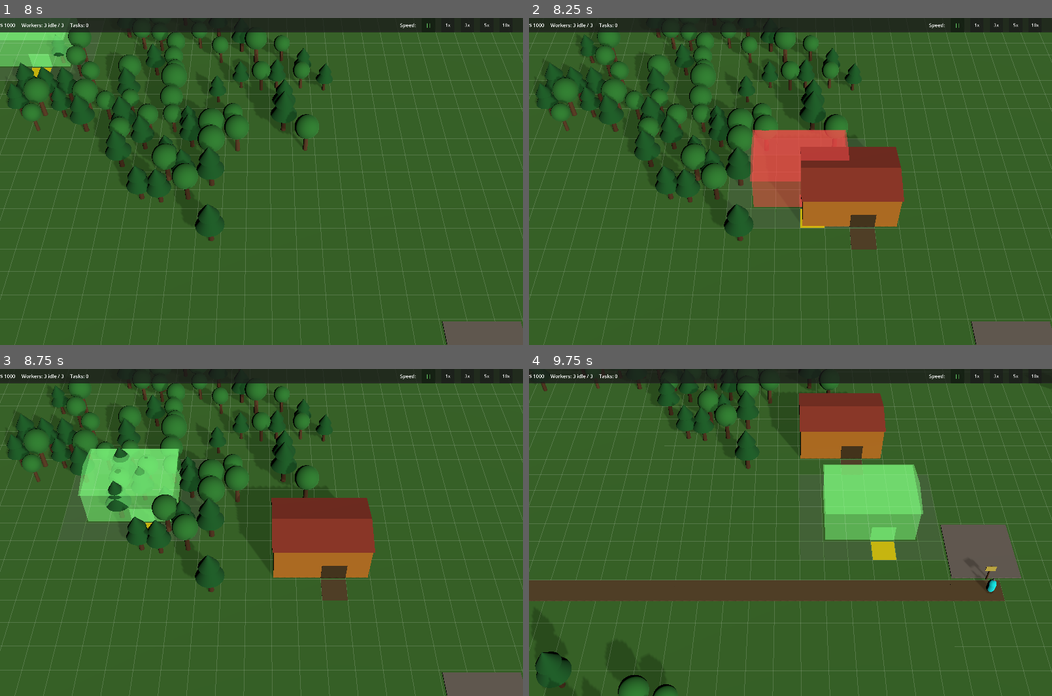
Above: before the commit, frames 1-4 (two rows, left to right).
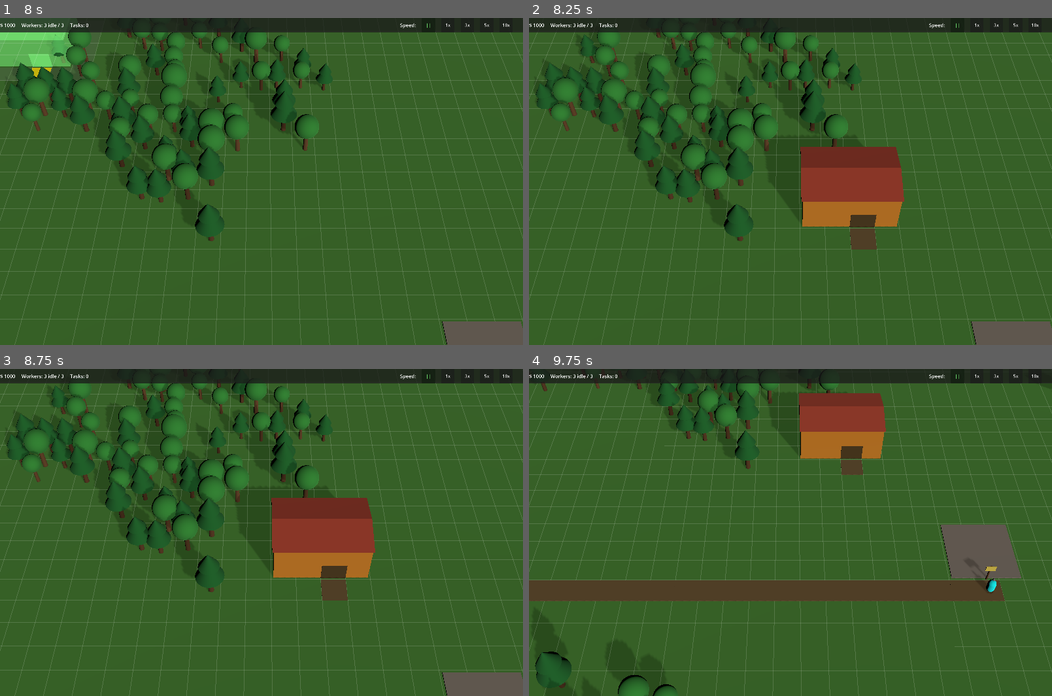
Above: after the commit, the same moments.

Repository: tominek/farmio
Game: Godot game, scene res://scenes/main_menu.tscn
The game is run twice, just before and just after one commit, with the same random seed, the same clock (stepped at 60 frames per second) and the same inputs.
Inputs (mouse positions are in pixels of both pictures, inside the frame that each line leads up to):
- Up to frame 1 (8 s): click "New Game" at 0.5 s; click "||" at 1.25 s; click "1x" at 2 s; click "3x" at 2.75 s; click "5x" at 3.5 s; click "10x" at 4.25 s; tap Enter at 5 s; move the mouse to (235, 246) at 5.02 s; hold Up (ui_up) 5.03-5.75 s; hold Shift 5.03-5.75 s; click (235, 246) at 5.17 s; tap Space at 5.27, 6.5 s; drag from (418, 230) to (235, 246) at 5.77 s; move the mouse to (104, 132) at 6.52 s; hold Left (ui_left) 6.53-7.25 s; hold Shift 6.53-7.25 s; tap B at 6.6 s; click (104, 132) at 6.67 s; click "Barn" at 7.25 s
- Up to frame 2 (8.25 s): tap Enter at 8 s; drag from (816, 181) to (633, 132) at 8.02 s
- Up to frame 3 (8.75 s): no input
- Up to frame 4 (9.75 s): tap Space at 8.75, 9.02 s; move the mouse to (712, 450) at 8.77 s; hold Down (ui_down) 8.78-9.5 s; hold Shift 8.78-9.5 s; tap 1 at 8.85 s; click (712, 450) at 8.92 s; drag from (905, 516) to (712, 450) at 9.52 s

Frame 1 is identical in both runs. In frame 2, 3.1% of the frame differs, in the area x 42-62%, y 34-65%; in frame 3, 3.4%; in frame 4, 4.5%, in the area x 56-76%, y 29-59%.

Commit message:
Add info panel for building and field details, gate placement functionality, and related utilities.

Diff:
--- a/project.godot
+++ b/project.godot
@@ -20,6 +20,7 @@
 GameSettings="*res://scripts/game_settings.gd"
 TaskQueue="*res://scripts/task_queue.gd"
 ResourceManager="*res://scripts/resource_manager.gd"
+Utils="*res://scripts/utils.gd"
 
 [display]
 
--- a/scenes/main.tscn
+++ b/scenes/main.tscn
@@ -14,6 +14,7 @@
 [ext_resource type="Script" path="res://scripts/demolisher.gd" id="12"]
 [ext_resource type="Script" path="res://scripts/game_menu.gd" id="13"]
 [ext_resource type="Script" path="res://scripts/crop_selector.gd" id="14"]
+[ext_resource type="Script" path="res://scripts/info_panel.gd" id="15"]
 
 [node name="Main" type="Node3D"]
 script = ExtResource("6")
@@ -97,6 +98,14 @@
 mouse_filter = 2
 script = ExtResource("14")
 
+[node name="InfoPanel" type="Control" parent="UI"]
+layout_mode = 3
+anchors_preset = 15
+anchor_right = 1.0
+anchor_bottom = 1.0
+mouse_filter = 2
+script = ExtResource("15")
+
 [node name="GameMenu" type="Control" parent="UI"]
 layout_mode = 3
 anchors_preset = 15
--- a/scripts/building_placer.gd
+++ b/scripts/building_placer.gd
@@ -247,6 +247,10 @@
 	_last_ghost_tile = Vector2i(-9999, -9999)
 
 	building_placed.emit(building, tile_pos)
+
+	# Exit placement mode after placing (hold Shift to continue)
+	if not Input.is_key_pressed(KEY_SHIFT):
+		cancel_placement()
 
 
 func _is_area_buildable(origin: Vector2i, size: Vector2i) -> bool:
--- a/scripts/field_placer.gd
+++ b/scripts/field_placer.gd
@@ -153,6 +153,17 @@
 			else:
 				cancel_placement()
 			get_viewport().set_input_as_handled()
+
+
+func resume_gate_placement(field: Node3D) -> void:
+	cancel_placement()
+	_field_node = field
+	_crop_origin = field.get_meta("field_origin") as Vector2i
+	_crop_size = field.get_meta("field_size") as Vector2i
+	_total_origin = Vector2i(_crop_origin.x - 1, _crop_origin.y - 1)
+	_total_size = Vector2i(_crop_size.x + 2, _crop_size.y + 2)
+	_build_gate_candidates()
+	_phase = Phase.PLACE_GATE
 
 
 func start_placement() -> void:
@@ -503,7 +514,11 @@
 
 	field_placed.emit(_crop_origin, _crop_size)
 
-	_phase = Phase.PLACE_CORNER
+	# Exit placement mode after placing (hold Shift to continue)
+	if not Input.is_key_pressed(KEY_SHIFT):
+		_phase = Phase.NONE
+	else:
+		_phase = Phase.PLACE_CORNER
 	_field_node = null
 
 
--- a/scripts/hud.gd
+++ b/scripts/hud.gd
@@ -136,8 +136,8 @@
 	for res_type in resource_types:
 		var amount: int = ResourceManager.get_total_resource(res_type)
 		if amount > 0:
-			var name: String = ResourceManager.resource_name(res_type)
-			parts.append("%s: %d kg" % [name, amount])
+			var res_name: String = ResourceManager.resource_name(res_type)
+			parts.append("%s: %s" % [res_name, Utils.format_weight(amount)])
 
 	_tasks_label.text = "  |  ".join(parts)
 
--- /dev/null
+++ b/scripts/info_panel.gd
@@ -0,0 +1,289 @@
+extends Control
+
+## Info panel that shows details about clicked buildings and fields.
+## Click on a building/field to open, click elsewhere or Escape to close.
+
+var _panel: PanelContainer
+var _content_vbox: VBoxContainer
+var _title_label: Label
+var _info_labels: Array[Label] = []
+var _selected_node: Node3D = null
+var _is_open: bool = false
+var _update_timer: float = 0.0
+
+
+func _ready() -> void:
+	visible = false
+	_build_panel()
+
+
+func _process(delta: float) -> void:
+	if not _is_open or _selected_node == null:
+		return
+
+	_update_timer += delta
+	if _update_timer < 0.5:
+		return
+	_update_timer = 0.0
+
+	_refresh_info()
+
+
+func _unhandled_input(event: InputEvent) -> void:
+	if event is InputEventMouseButton and event.pressed and event.button_index == MOUSE_BUTTON_LEFT:
+		# Check if any placer is active — don't interfere
+		var building_placer: Node3D = get_node_or_null("/root/Main/BuildingPlacer")
+		var road_placer: Node3D = get_node_or_null("/root/Main/RoadPlacer")
+		var field_placer: Node3D = get_node_or_null("/root/Main/FieldPlacer")
+		var demolisher: Node3D = get_node_or_null("/root/Main/Demolisher")
+
+		if building_placer and building_placer.get("_is_placing") and building_placer._is_placing:
+			return
+		if road_placer and road_placer.get("_is_placing") and road_placer._is_placing:
+			return
+		if field_placer and field_placer.get("_phase") != null and field_placer._phase != 0:
+			return
+		if demolisher and demolisher.has_method("is_active") and demolisher.is_active():
+			return
+
+		var mouse_pos = _get_mouse_world_position()
+		if mouse_pos == null:
+			return
+
+		var tile: Vector2i = GridManager.world_to_tile(mouse_pos)
+		var data: Dictionary = GridManager.get_tile(tile)
+
+		if data.is_empty():
+			_close()
+			return
+
+		var state: int = int(data["state"])
+		var ref: Node = data["ref"]
+
+		if ref and (state == GridManager.TileState.BUILDING or state == GridManager.TileState.FIELD \
+			or state == GridManager.TileState.FENCE):
+			_open(ref as Node3D)
+			get_viewport().set_input_as_handled()
+		else:
+			_close()
+
+
+func _build_panel() -> void:
+	_panel = PanelContainer.new()
+
+	var style := StyleBoxFlat.new()
+	style.bg_color = Color(0.12, 0.12, 0.12, 0.92)
+	style.set_corner_radius_all(8)
+	style.set_content_margin_all(20)
+	_panel.add_theme_stylebox_override("panel", style)
+
+	_content_vbox = VBoxContainer.new()
+	_content_vbox.add_theme_constant_override("separation", 10)
+	_content_vbox.custom_minimum_size = Vector2(340, 0)
+	_panel.add_child(_content_vbox)
+
+	_title_label = Label.new()
+	_title_label.name = "Title"
+	_title_label.add_theme_font_size_override("font_size", 28)
+	_content_vbox.add_child(_title_label)
+
+	# Action button (reusable for different actions)
+	var _action_btn := Button.new()
+	_action_btn.name = "ActionButton"
+	_action_btn.custom_minimum_size = Vector2(0, 45)
+	_action_btn.add_theme_font_size_override("font_size", 22)
+	_action_btn.action_mode = BaseButton.ACTION_MODE_BUTTON_PRESS
+	_action_btn.visible = false
+	_content_vbox.add_child(_action_btn)
+
+	# Close button
+	var close_btn := Button.new()
+	close_btn.text = "Close"
+	close_btn.custom_minimum_size = Vector2(0, 40)
+	close_btn.add_theme_font_size_override("font_size", 22)
+	close_btn.action_mode = BaseButton.ACTION_MODE_BUTTON_PRESS
+	close_btn.pressed.connect(_close)
+	_content_vbox.add_child(close_btn)
+
+	add_child(_panel)
+
+
+func _open(node: Node3D) -> void:
+	_selected_node = node
+	_is_open = true
+	visible = true
+	_update_timer = 0.0
+	_refresh_info()
+	_position_near_building()
+
+
+func _position_near_building() -> void:
+	if _selected_node == null:
+		return
+
+	var camera := get_viewport().get_camera_3d()
+	if not camera:
+		return
+
+	# Calculate world center of the building/field
+	var world_pos: Vector3
+	if _selected_node.has_meta("field_origin") and _selected_node.has_meta("field_size"):
+		var origin: Vector2i = _selected_node.get_meta("field_origin") as Vector2i
+		var size: Vector2i = _selected_node.get_meta("field_size") as Vector2i
+		var center_tile := Vector2i(origin.x + size.x / 2, origin.y + size.y / 2)
+		world_pos = GridManager.tile_to_world(center_tile)
+	elif _selected_node.has_meta("building_origin") and _selected_node.has_meta("building_size"):
+		var origin: Vector2i = _selected_node.get_meta("building_origin") as Vector2i
+		var size: Vector2i = _selected_node.get_meta("building_size") as Vector2i
+		var center_tile := Vector2i(origin.x + size.x / 2, origin.y + size.y / 2)
+		world_pos = GridManager.tile_to_world(center_tile)
+	else:
+		world_pos = _selected_node.global_position
+	world_pos.y += 3.0
+	var screen_pos: Vector2 = camera.unproject_position(world_pos)
+
+	# Offset panel to the right of the click point
+	var panel_size: Vector2 = _panel.size if _panel.size.x > 0 else Vector2(380, 300)
+	var viewport_size: Vector2 = get_viewport_rect().size
+
+	# Position to the right, or left if not enough space
+	var pos := Vector2(screen_pos.x + 20, screen_pos.y - panel_size.y * 0.5)
+
+	# Keep on screen
+	if pos.x + panel_size.x > viewport_size.x:
+		pos.x = screen_pos.x - panel_size.x - 20
+	pos.y = clampf(pos.y, 80, viewport_size.y - panel_size.y - 10)
+
+	_panel.position = pos
+
+
+func _close() -> void:
+	_selected_node = null
+	_is_open = false
+	visible = false
+
+
+func _refresh_info() -> void:
+	if _selected_node == null:
+		return
+
+	# Remove old dynamic labels
+	for label in _info_labels:
+		label.queue_free()
+	_info_labels.clear()
+
+	var line := 0
+
+	# Determine type
+	var action_btn: Button = _content_vbox.get_node("ActionButton") as Button
+	action_btn.visible = false
+	# Disconnect any previous signals
+	if action_btn.pressed.is_connected(_on_place_gate):
+		action_btn.pressed.disconnect(_on_place_gate)
+
+	if _selected_node.has_method("get_phase_name"):
+		# It's a field
+		_title_label.text = _get_field_title()
+
+		# Check for missing gate
+		if not _selected_node.has_meta("entrance_tile"):
+			_set_line(line, "WARNING: No gate placed!"); line += 1
+			_set_line(line, "Workers cannot enter this field."); line += 1
+			action_btn.text = "Place Gate"
+			action_btn.visible = true
+			action_btn.pressed.connect(_on_place_gate)
+		else:
+			_set_line(line, "Phase: %s" % _selected_node.get_phase_name()); line += 1
+
+		_set_line(line, "Size: %d x %d tiles" % [_selected_node.field_size.x, _selected_node.field_size.y]); line += 1
+
+		var total_tiles: int = _selected_node.field_size.x * _selected_node.field_size.y
+		_set_line(line, "Total tiles: %d" % total_tiles); line += 1
+
+		if _selected_node.crop_type >= 0:
+			var yield_per_tile: int = _selected_node._get_param("yield") as int
+			_set_line(line, "Yield: %d kg/tile (%d kg total)" % [yield_per_tile, yield_per_tile * total_tiles]); line += 1
+
+			var speed: float = _selected_node._get_param("speed") as float
+			_set_line(line, "Growth time: ~%s" % Utils.format_time(int(1.0 / speed))); line += 1
+		elif not _selected_node.has_meta("entrance_tile"):
+			pass  # no crop info without gate
+		else:
+			_set_line(line, "No crop selected"); line += 1
+
+	elif _selected_node.has_method("get_inventory"):
+		# It's a barn
+		_title_label.text = "Storage Barn"
+		var inventory: Dictionary = _selected_node.get_inventory()
+		if inventory.is_empty():
+			_set_line(line, "Empty"); line += 1
+		else:
+			for res_type in inventory:
+				var amount: int = inventory[res_type] as int
+				var res_name: String = ResourceManager.resource_name(res_type as int)
+				_set_line(line, "%s: %s" % [res_name, Utils.format_weight(amount)]); line += 1
+
+	else:
+		# Generic building
+		_title_label.text = _get_building_name()
+		if _selected_node.has_meta("building_size"):
+			var size: Vector2i = _selected_node.get_meta("building_size") as Vector2i
+			_set_line(line, "Size: %d x %d tiles" % [size.x, size.y]); line += 1
+
+
+func _set_line(_index: int, text: String) -> void:
+	var label := Label.new()
+	label.text = text
+	label.add_theme_font_size_override("font_size", 22)
+	label.autowrap_mode = TextServer.AUTOWRAP_WORD
+	# Insert before action button and close button
+	var insert_pos: int = _title_label.get_index() + 1 + _info_labels.size()
+	_content_vbox.add_child(label)
+	_content_vbox.move_child(label, insert_pos)
+	_info_labels.append(label)
+
+
+func _on_place_gate() -> void:
+	if _selected_node == null:
+		return
+
+	var field_placer: Node3D = get_node_or_null("/root/Main/FieldPlacer")
+	if field_placer and field_placer.has_method("resume_gate_placement"):
+		field_placer.resume_gate_placement(_selected_node)
+		_close()
+
+
+func _get_field_title() -> String:
+	if _selected_node.crop_type >= 0:
+		return "%s Field" % ResourceManager.resource_name(_selected_node.crop_type)
+	return "Field (no crop)"
+
+
+func _get_building_name() -> String:
+	var node_name: String = _selected_node.name
+	if "Barn" in node_name:
+		return "Storage Barn"
+	elif "Garage" in node_name:
+		return "Garage"
+	elif "Mill" in node_name:
+		return "Hand Mill"
+	elif "Sawmill" in node_name:
+		return "Sawmill"
+	elif "Dealer" in node_name:
+		return "Dealer"
+	elif "Pickup" in node_name:
+		return "Pickup Point"
+	return node_name
+
+
+func _get_mouse_world_position() -> Variant:
+	var camera := get_viewport().get_camera_3d()
+	if not camera:
+		return null
+	var mouse_pos := get_viewport().get_mouse_position()
+	var from := camera.project_ray_origin(mouse_pos)
+	var dir := camera.project_ray_normal(mouse_pos)
+	if abs(dir.y) < 0.001:
+		return null
+	var t := -from.y / dir.y
+	return from + dir * t
--- /dev/null
+++ b/scripts/utils.gd
@@ -0,0 +1,28 @@
+extends Node
+
+## Global utility functions.
+
+
+static func format_time(seconds: int) -> String:
+	if seconds < 60:
+		return "%ds" % seconds
+	elif seconds < 3600:
+		var m: int = seconds / 60
+		var s: int = seconds % 60
+		if s == 0:
+			return "%dm" % m
+		return "%dm %ds" % [m, s]
+	else:
+		var h: int = seconds / 3600
+		var m: int = (seconds % 3600) / 60
+		if m == 0:
+			return "%dh" % h
+		return "%dh %dm" % [h, m]
+
+
+static func format_weight(kg: int) -> String:
+	if kg < 1000:
+		return "%d kg" % kg
+	else:
+		var tonnes: float = kg / 1000.0
+		return "%.1f t" % tonnes
Not shown, added: scripts/info_panel.gd.uid
Not shown, added: scripts/utils.gd.uid
